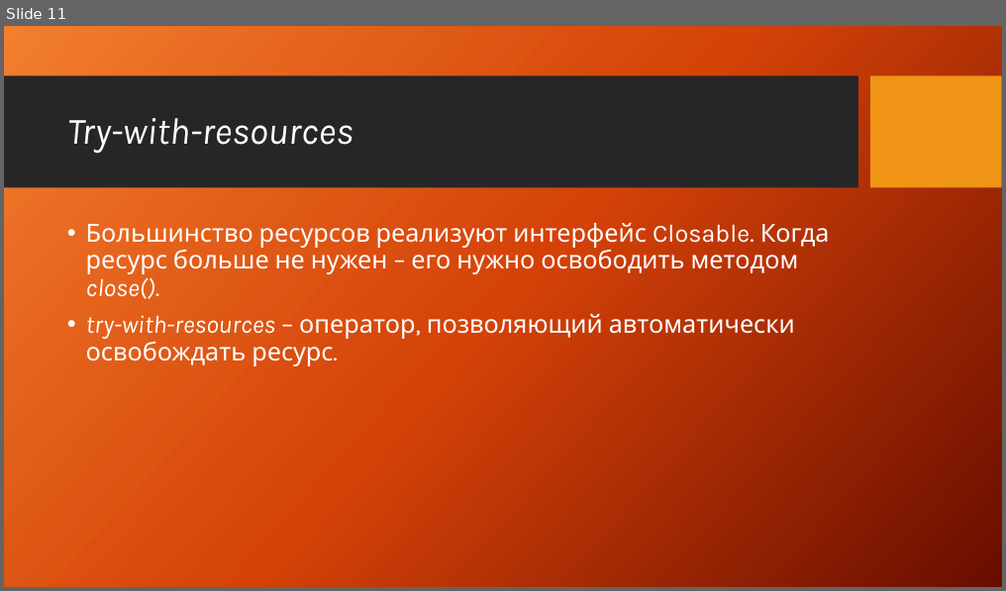
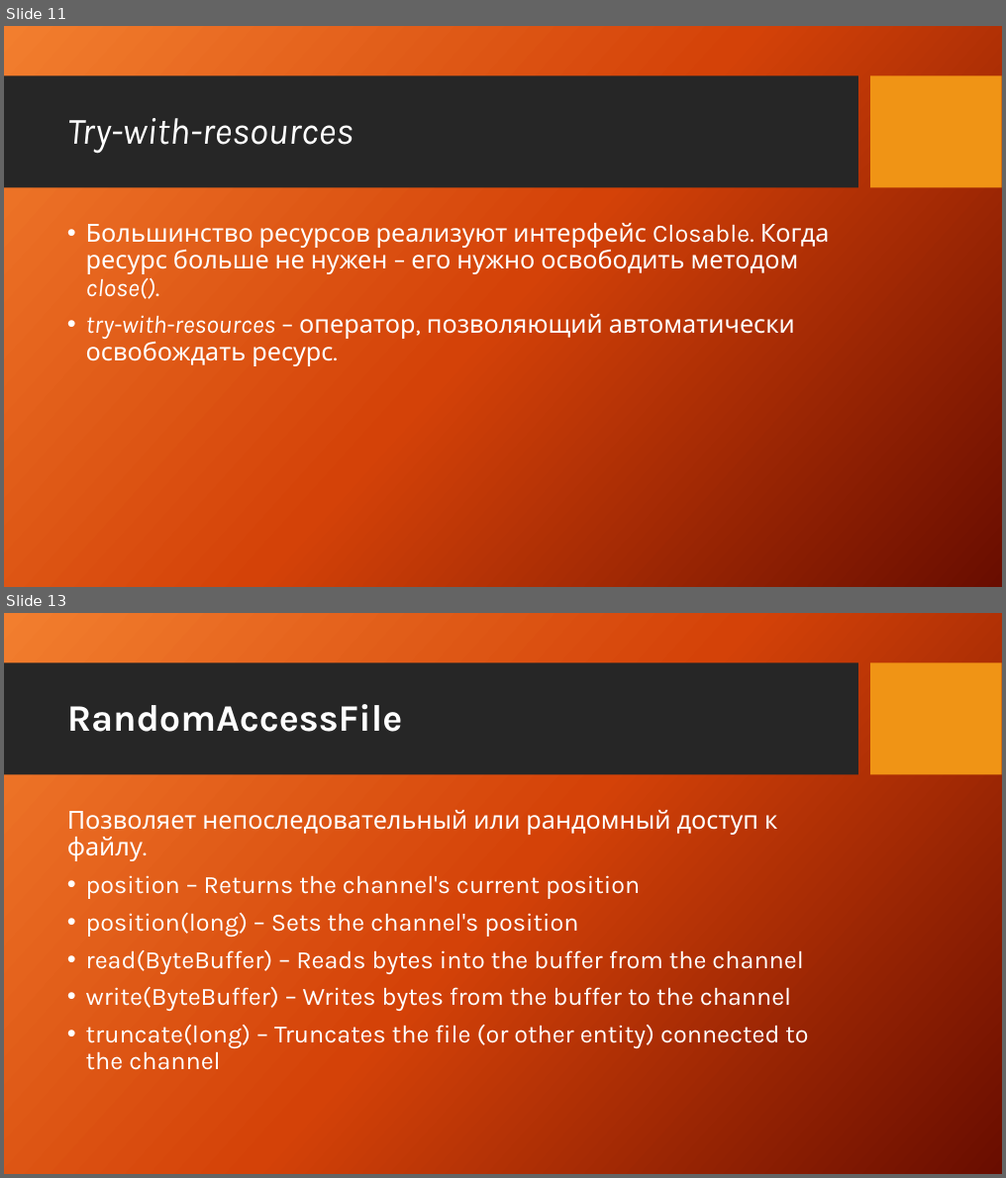
Before and after one commit to XLelarX/Courses, a slide deck: io/presentation.pptx. Shown one above the other, each under a label of ours: slide 11 before the commit, slides 11 and 13 after it; the slides between them are not shown. The pictures are 1006x591 and 1006x1178 pixels, drawn with LibreOffice and Linux fonts; fonts in the diff are those of the drawing; background and template pictures are left out. Boxes give left, top, right and bottom in pixels: in the first picture for what was removed or moved away, otherwise in the second. Text is boxed around its words. In the diff, an @@ line names an element or a change of style, - is before the commit and + after.

```diff
--- a/io/presentation.pptx
+++ b/io/presentation.pptx
@@ slide 13 added at bbox=[4, 613, 1002, 1174], background picture (left out); not listed: 2 template elements that a slide beside it also shows @@
@@ title added at bbox=[67, 704, 402, 732], 36 pt, text #FFFFFF, bold @@
+RandomAccessFile
@@ text added at bbox=[67, 810, 808, 1070], 24 pt, text #FFFFFF @@
+Позволяет непоследовательный или рандомный доступ к файлу.
+• position – Returns the channel's current position
+• position(long) – Sets the channel's position
+• read(ByteBuffer) – Reads bytes into the buffer from the channel
+• write(ByteBuffer) – Writes bytes from the buffer to the channel
+• truncate(long) – Truncates the file (or other entity) connected to the channel
```
Also in this commit, not shown: 12 slides changed, 8 other slides added, 4 other files.
